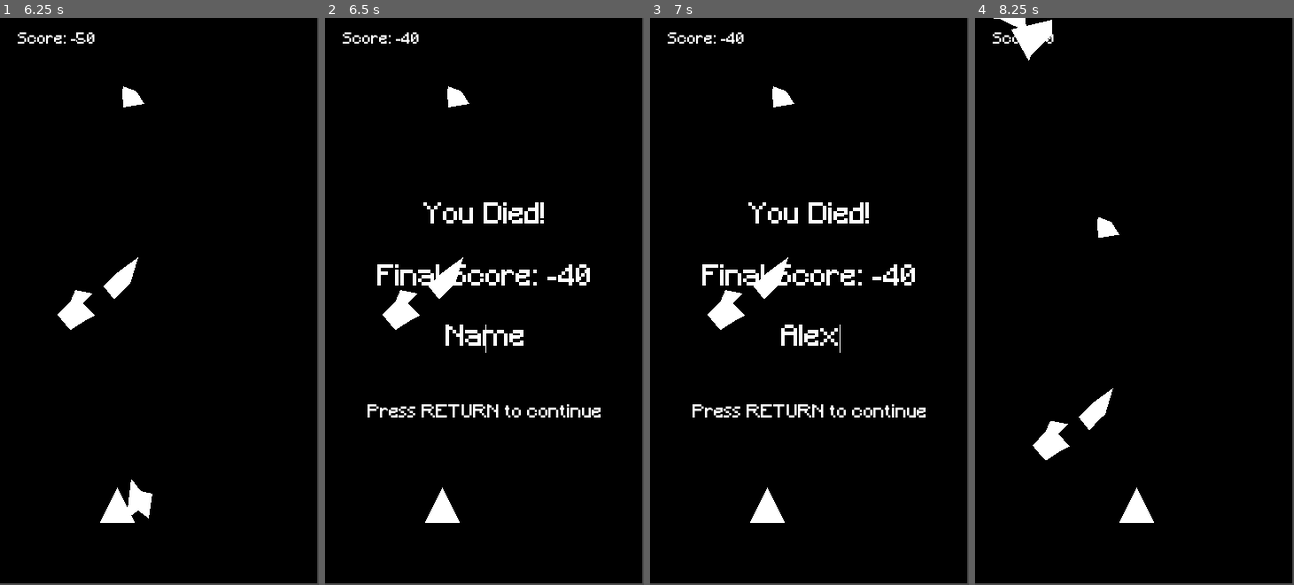
Above: before the commit, frames 1-4 (left to right).
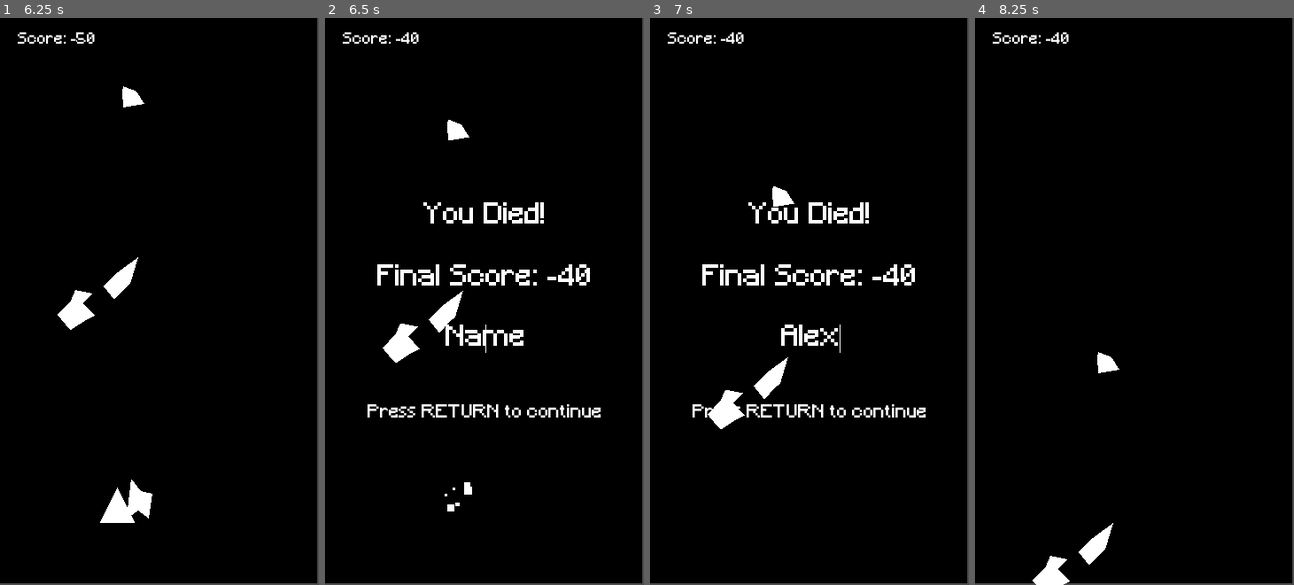
Above: after the commit, the same moments.

Repository: nice-shot/godot_shmup
Game: Godot game, scene res://scenes/main.tscn
Two runs of this game, one before a commit and one after it. Both use one fixed random seed, a clock stepped at 60 frames per second and the inputs below.
Inputs (mouse positions are in pixels of both pictures, inside the frame that each line leads up to):
- Up to frame 1 (6.25 s): tap Enter (ui_accept) at 0.5, 0.77, 1.52, 3.02, 3.77, 4.52, 6.02 s; hold Right (ui_right) 0.53-1.28 s; hold Down (ui_down) 1.28-2.03 s; hold Right (ui_right) 2.03-2.78 s; hold Up (ui_up) 2.78-3.53 s; hold Left (ui_left) 3.53-5.03 s; hold Down (ui_down) 5.03-5.78 s; hold Right (ui_right) from 5.78 s (still down)
- Up to frame 2 (6.5 s): keep holding Right (ui_right)
- Up to frame 3 (7 s): release Right (ui_right) at 6.5 s; click (809, 341) at 6.52 s; type "Alex" at 6.6 s
- Up to frame 4 (8.25 s): tap Enter (ui_accept) at 7.25, 7.52 s; hold Up (ui_up) 7.28-8.03 s; hold Right (ui_right) from 8.03 s (still down)

Frame 1 is identical in both runs. In frame 2, 2.1% of the frame differs, in the area x 18-47%, y 12-90%; in frame 3, 2.0%; in frame 4, 2.7%, in the area x 5-57%, y 0-100%.

Commit message:
ship now disappears when hit and asteroids continue to move but no new ones are created

Diff:
--- a/scripts/game_manager.gd
+++ b/scripts/game_manager.gd
@@ -8,6 +8,8 @@
 const SAVE_DATA_PATH = "user://local.data"
 
 func update_score(points : int):
+    # Don't change score if we're dead
+    if $DeathMessage.visible: return
     score += points
     score_text.text = "Score: %d" % score
 
@@ -18,7 +20,10 @@
         print("Couldn't connect ship 'hit' event")
 
 func _on_hit():
-    get_tree().paused = true
+    # Hide Ship
+    $Ship.visible = false
+    # Don't spawn additional asteroids
+    $AsteroidSpawner.stop()
     $DeathMessage.visible = true
     $DeathMessage/DeathMessageLabel.text = $DeathMessage/DeathMessageLabel.text.replace("###", score)
     $DeathMessage/EnterName.grab_focus()
